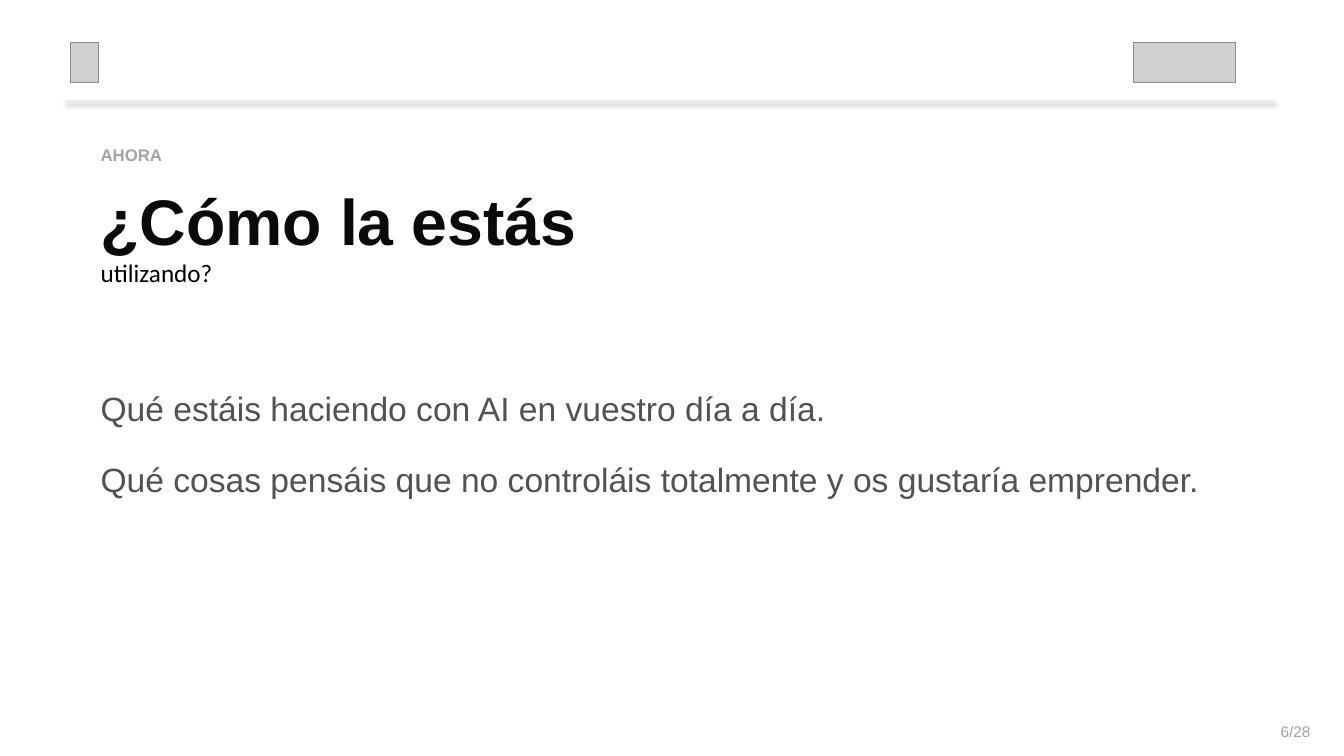
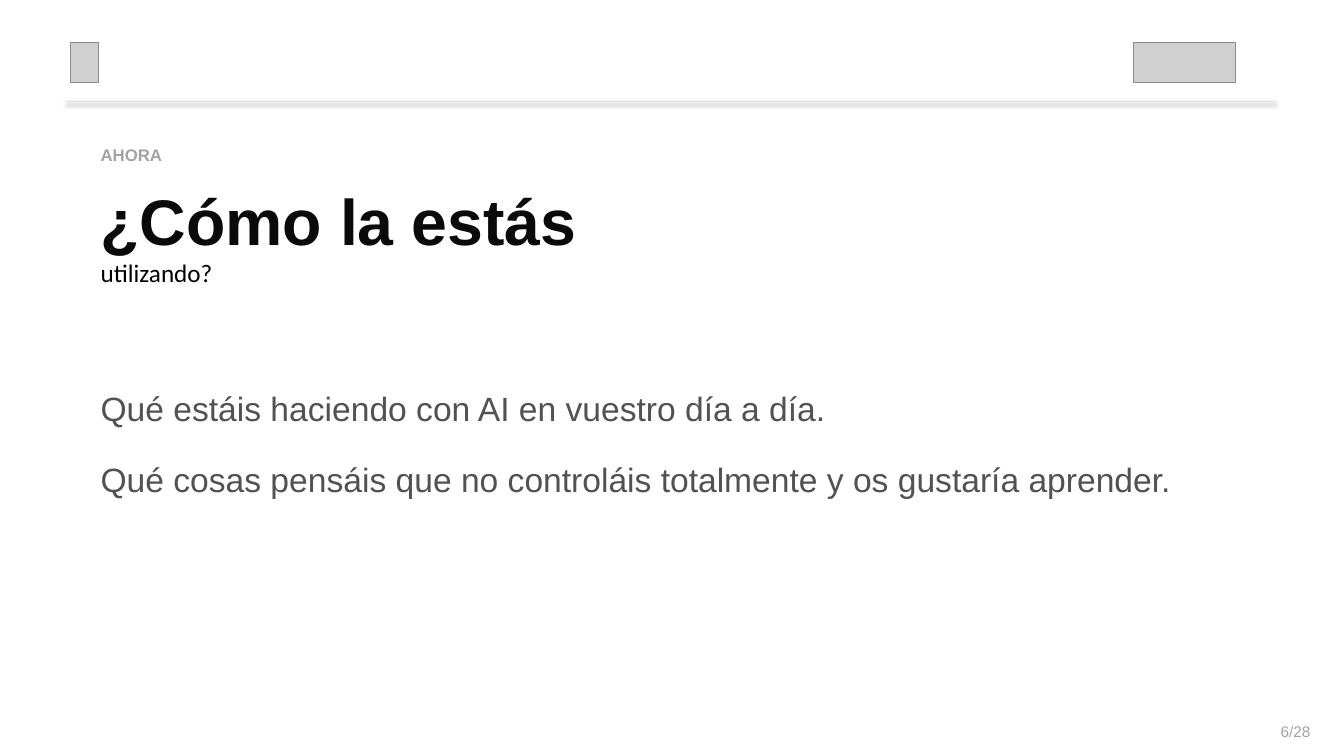
Before and after one commit to ruralhackers/presentations, a slide deck: slide 6 of curso-web-aje-ourense/taller-web-aje-ourense.pptx. Drawn at 1344x756 pixels with LibreOffice and Linux fonts; fonts in the diff are those of the drawing; grey boxes stand for pictures. Boxes give left, top, right and bottom in pixels: in the first picture for what was removed or moved away, otherwise in the second. Text is boxed around its words. In the diff, an @@ line names an element or a change of style, - is before the commit and + after.

```diff
--- a/curso-web-aje-ourense/taller-web-aje-ourense.pptx
+++ b/curso-web-aje-ourense/taller-web-aje-ourense.pptx
@@ text at [101, 467, 1171, 499]: text changed @@
-Qué cosas pensáis que no controláis totalmente y os gustaría emprender.
+Qué cosas pensáis que no controláis totalmente y os gustaría aprender.
```
Also in this commit, not shown: 1 other file.
